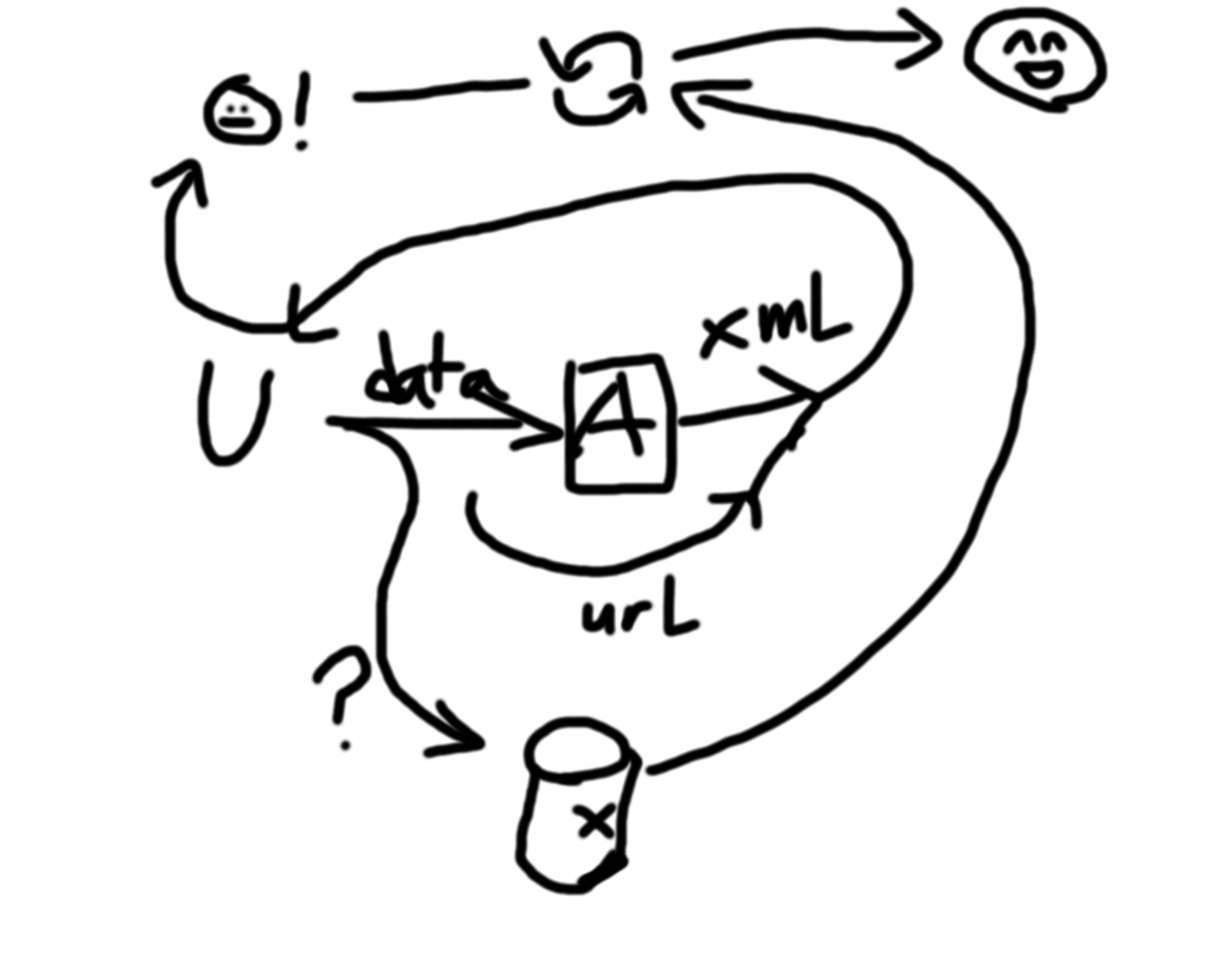
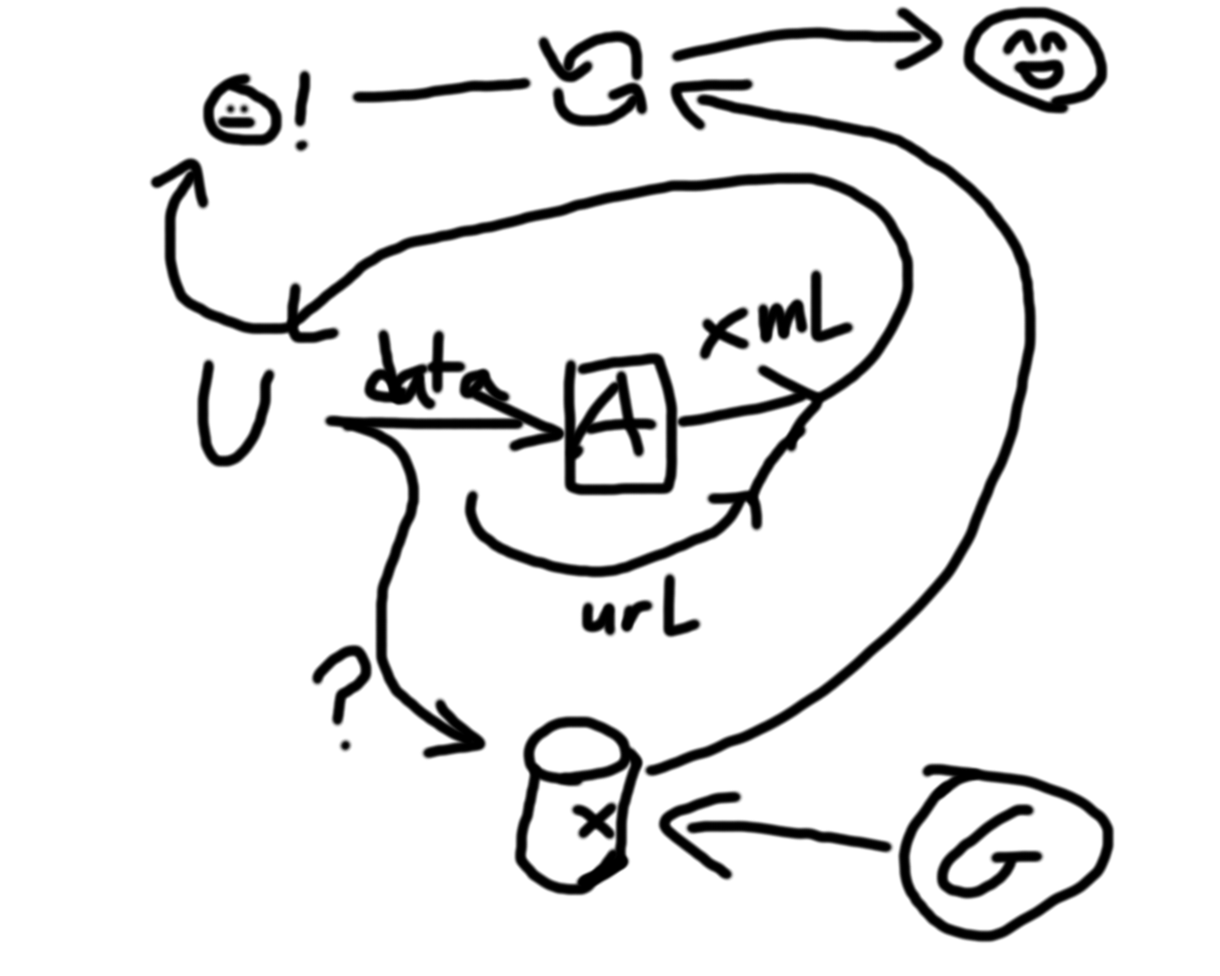
Before/after of a w=1220, h=976 layered artwork. What changed in the layer stack:
painted on "Layer #1" over [left=656, top=762, right=1117, bottom=945]
